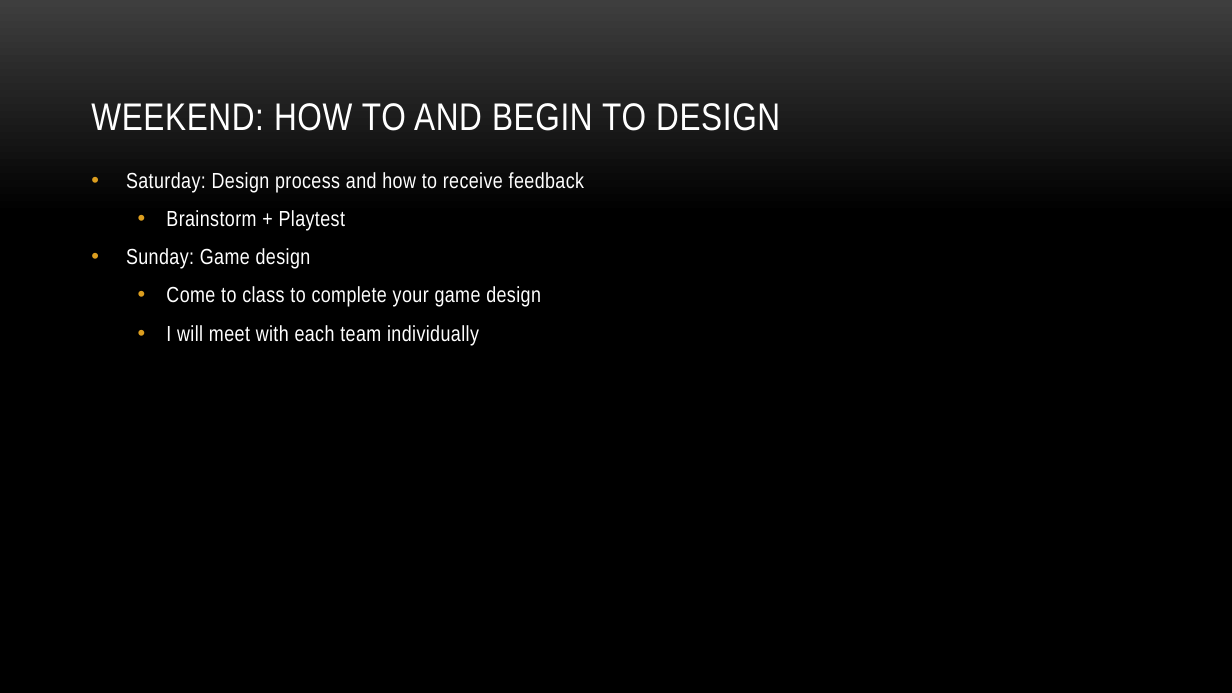
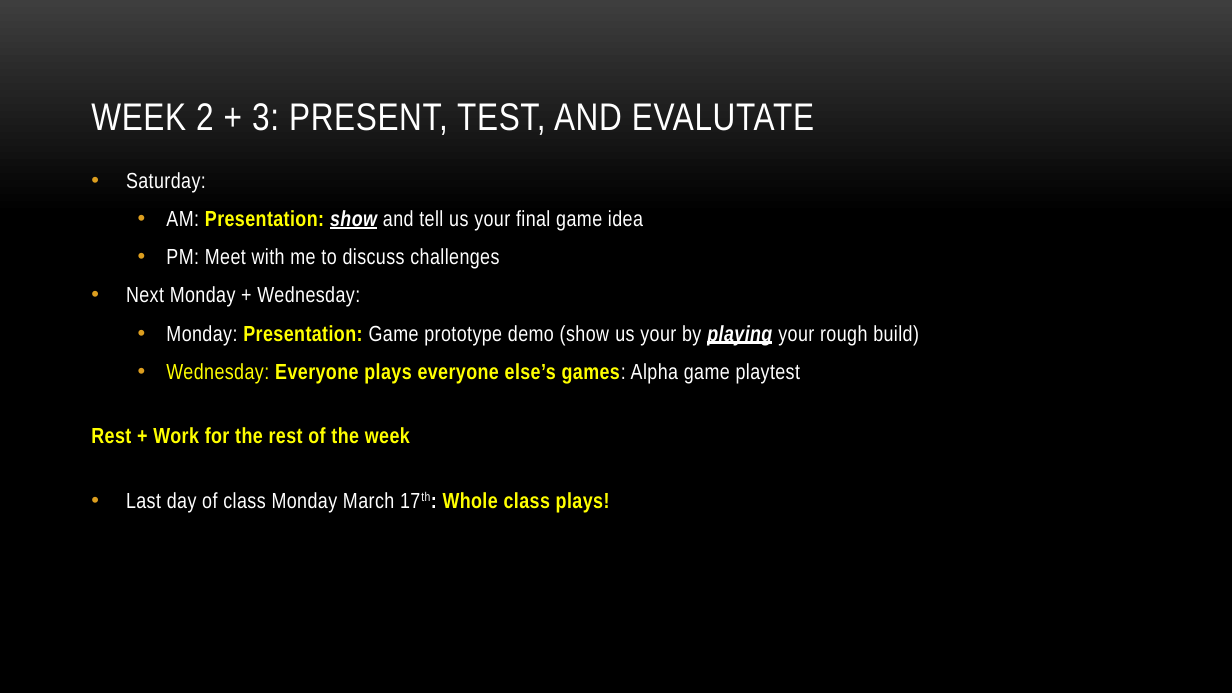
Before and after one commit to myuwbclasses/IntroGameDev-XJTU, a slide deck: slide 13 of PPT/Intro.pptx. Drawn at 1232x693 pixels with LibreOffice and Linux fonts; fonts in the diff are those of the drawing; background and template pictures are left out. Boxes give left, top, right and bottom in pixels: in the first picture for what was removed or moved away, otherwise in the second. Text is boxed around its words. In the diff, an @@ line names an element or a change of style, - is before the commit and + after.

```diff
--- a/PPT/Intro.pptx
+++ b/PPT/Intro.pptx
@@ title at box(91, 103, 814, 135): text changed @@
-WEEKEND: HOW TO AND BEGIN TO DESIGN
+WEEK 2 + 3: PRESENT, TEST, AND EVALUTATE
@@ text at box(91, 172, 919, 513): text changed @@
-• Saturday: Design process and how to receive feedback
-  • Brainstorm + Playtest
-• Sunday: Game design
-  • Come to class to complete your game design
-  • I will meet with each team individually
+• Saturday:
+  • AM: Presentation: show and tell us your final game idea
+  • PM: Meet with me to discuss challenges
+• Next Monday + Wednesday:
+  • Monday: Presentation: Game prototype demo (show us your by playing your rough build)
+  • Wednesday: Everyone plays everyone else’s games: Alpha game playtest
+Rest + Work for the rest of the week
+• Last day of class Monday March 17th: Whole class plays!
```
Also in this commit, not shown: 10 other slides changed, 9 other files.
